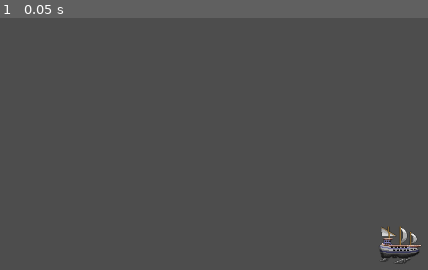
Above: before the commit, frame 1.
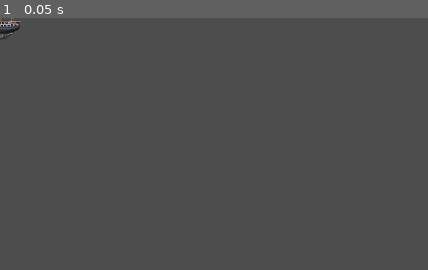
Above: after the commit, the same moment.

Repository: SilverKnightGG/Speed-Mini-Jam
Game: Godot game, scene res://Scenes/Entities/enemy_entity.tscn
Two runs of this game, one before a commit and one after it. Both use one fixed random seed, a clock stepped at 60 frames per second and the inputs below. The project has no main scene, so this scene is started directly.
Inputs:
- Up to frame 1 (0.05 s): no input

The runs differ from the first frame. In frame 1, 0.8% of the frame differs, in the area x 0-99%, y 0-98%.
Error in both runs: Invalid access to property or key 'mover' on a base object of type 'Nil'. (res://Scenes/Entities/move_toward_behavior.gd:13)

Commit message:
Added in a StaticEntity -Basically the same as a EnemyEntity, but missing the move-towards  logic
-removed cameras from both non-player-controlled entities, lol

Signed-off-by: Keith Winget <keith2blu@gmail.com>

Diff:
--- a/Scenes/Entities/enemy_entity.tscn
+++ b/Scenes/Entities/enemy_entity.tscn
@@ -37,5 +37,3 @@
 [node name="MoverSprite" type="Sprite2D" parent="MovingNodes"]
 unique_name_in_owner = true
 texture = ExtResource("5_nmwn6")
-
-[node name="Camera2D" type="Camera2D" parent="MovingNodes"]
--- /dev/null
+++ b/Scenes/Entities/static_entity.tscn
@@ -0,0 +1,34 @@
+[gd_scene load_steps=6 format=3 uid="uid://c1wjvqarbgsnt"]
+
+[ext_resource type="Script" uid="uid://d4ia61qi0cbin" path="res://Scenes/Entitiesobject.gd" id="1_1byt0"]
+[ext_resource type="Script" uid="uid://bwhdiepo5jj0u" path="res://Scenes/Entities/simple_physics_area.gd" id="2_pqnxh"]
+[ext_resource type="Script" uid="uid://b74k3hljc2ftk" path="res://Scenes/Entities/moving_nodes.gd" id="4_oi4bo"]
+[ext_resource type="Texture2D" uid="uid://ejf7qeub7usi" path="res://Assets/Graphics/Textures/Galleon.png" id="5_y2md1"]
+
+[sub_resource type="CircleShape2D" id="CircleShape2D_eju28"]
+radius = 24.0
+
+[node name="StaticEntity" type="Node2D"]
+script = ExtResource("1_1byt0")
+
+[node name="Mover" type="Area2D" parent="."]
+unique_name_in_owner = true
+script = ExtResource("2_pqnxh")
+navigation = 1
+max_speed = 100.0
+acceleration = 100.0
+
+[node name="CollisionShape2D" type="CollisionShape2D" parent="Mover"]
+unique_name_in_owner = true
+shape = SubResource("CircleShape2D_eju28")
+
+[node name="KnockbackTimer" type="Timer" parent="."]
+unique_name_in_owner = true
+
+[node name="MovingNodes" type="Node2D" parent="."]
+unique_name_in_owner = true
+script = ExtResource("4_oi4bo")
+
+[node name="MoverSprite" type="Sprite2D" parent="MovingNodes"]
+unique_name_in_owner = true
+texture = ExtResource("5_y2md1")
